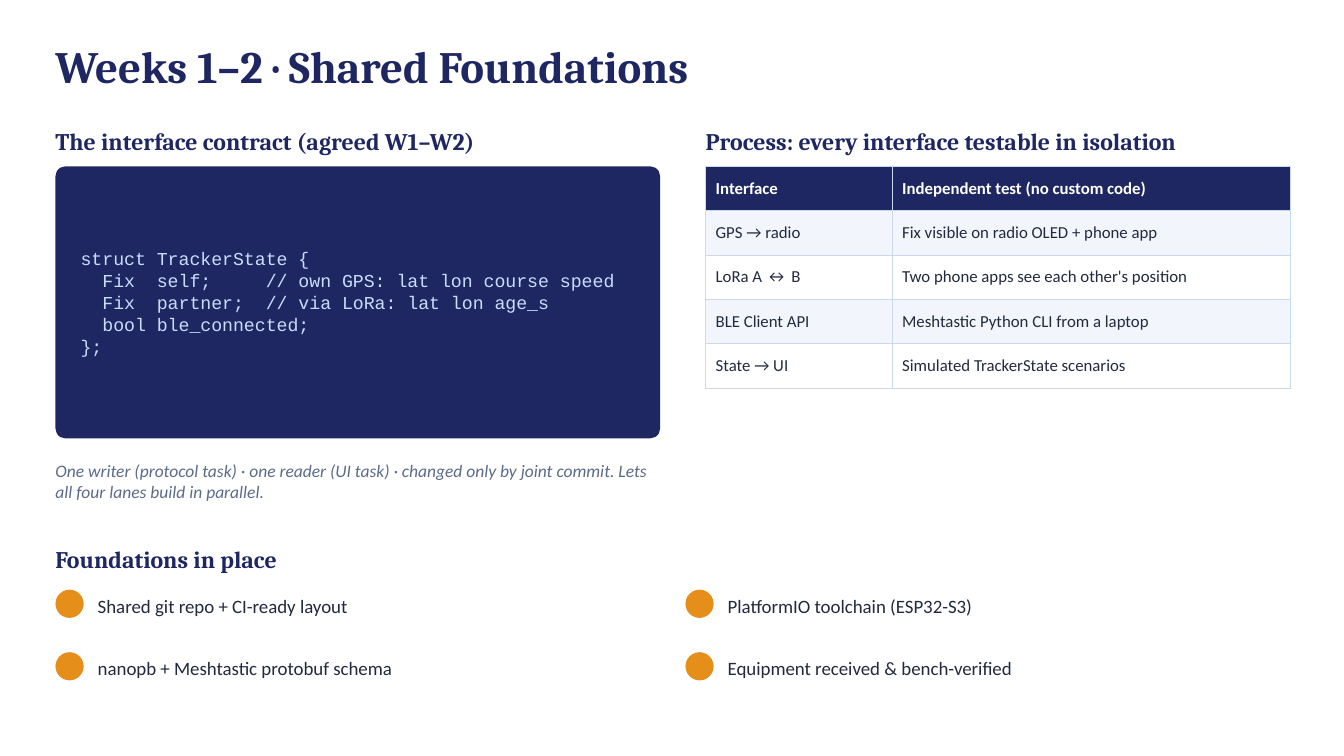
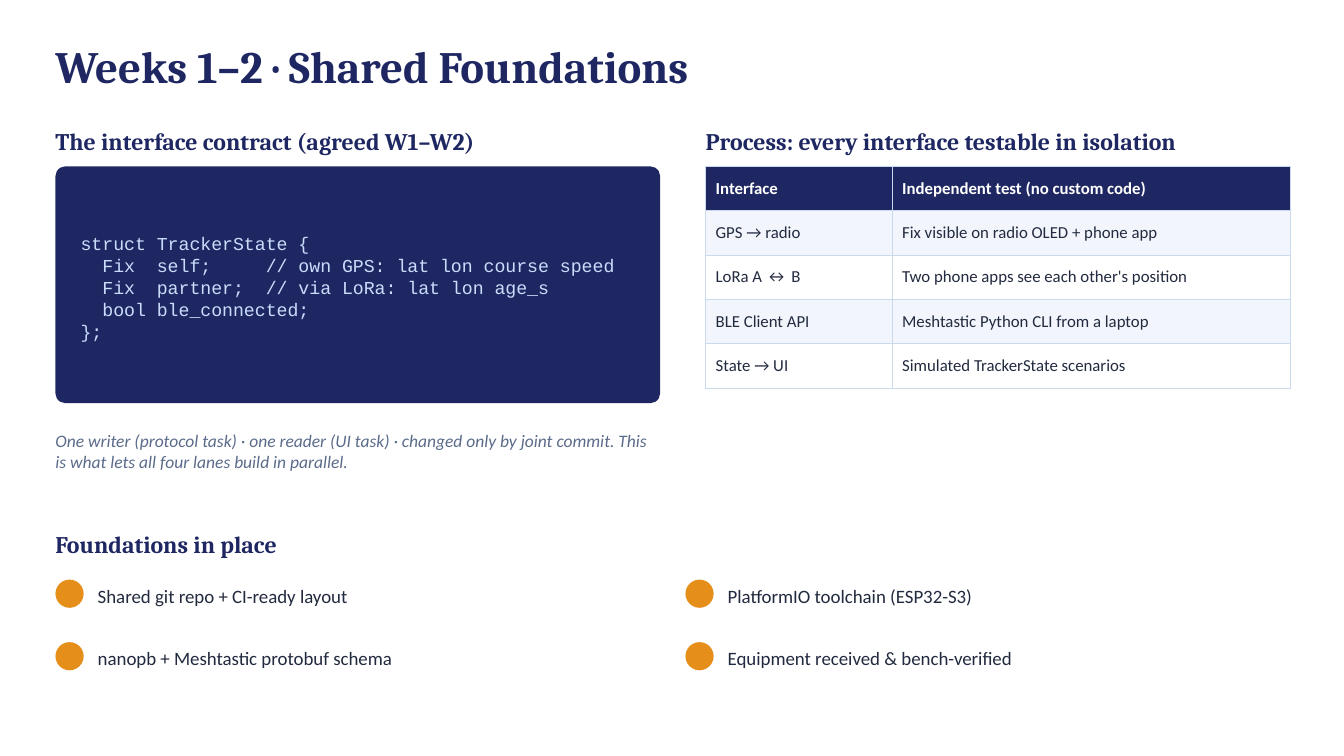
Before and after one commit to deosgracius/offgrid-vehicle-tracker, a slide deck: slide 5 of docs/presentations/Group9_Presentation2_Weeks1-2.pptx (slide 3 before the commit). Drawn at 1344x756 pixels with LibreOffice and Linux fonts; fonts in the diff are those of the drawing. Boxes give left, top, right and bottom in pixels: in the first picture for what was removed or moved away, otherwise in the second. Text is boxed around its words. In the diff, an @@ line names an element or a change of style, - is before the commit and + after.

```diff
--- a/docs/presentations/Group9_Presentation2_Weeks1-2.pptx
+++ b/docs/presentations/Group9_Presentation2_Weeks1-2.pptx
@@ rounded rectangle resized from (x1=55, y1=166, x2=660, y2=439) to (x1=55, y1=166, x2=660, y2=403) @@
@@ rounded rectangle at (x1=55, y1=166, x2=660, y2=403): proportions changed @@
@@ text "struct TrackerState {" moved from (x1=81, y1=253, x2=614, y2=334) to (x1=81, y1=238, x2=614, y2=319) @@
@@ text at (x1=55, y1=434, x2=646, y2=471): text changed @@
-One writer (protocol task) · one reader (UI task) · changed only by joint commit. Lets all four lanes build in parallel.
+One writer (protocol task) · one reader (UI task) · changed only by joint commit. This is what lets all four lanes build in parallel.
@@ text "Foundations in place" moved from (x1=55, y1=551, x2=276, y2=573) to (x1=55, y1=536, x2=276, y2=558) @@
@@ 4 texts, 4 ellipses moved together from (x1=55, y1=590, x2=1011, y2=681) to (x1=55, y1=580, x2=1011, y2=670) @@
```
Also in this commit, not shown: 6 other slides changed, 2 slides added.
